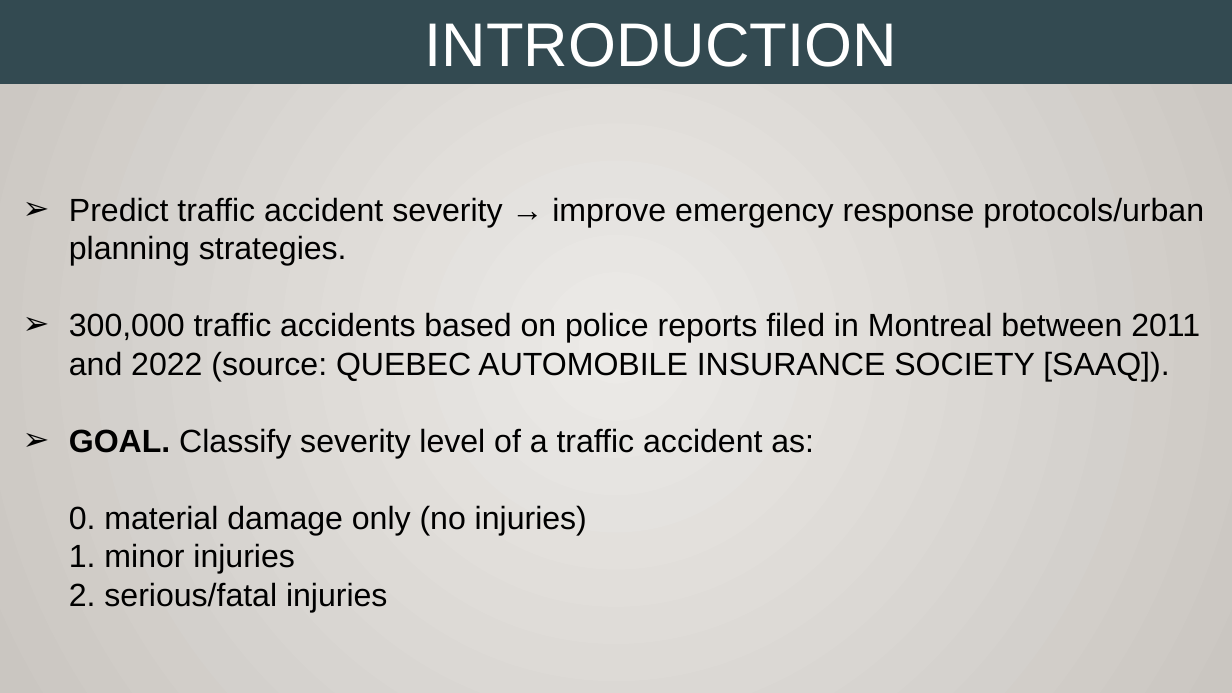
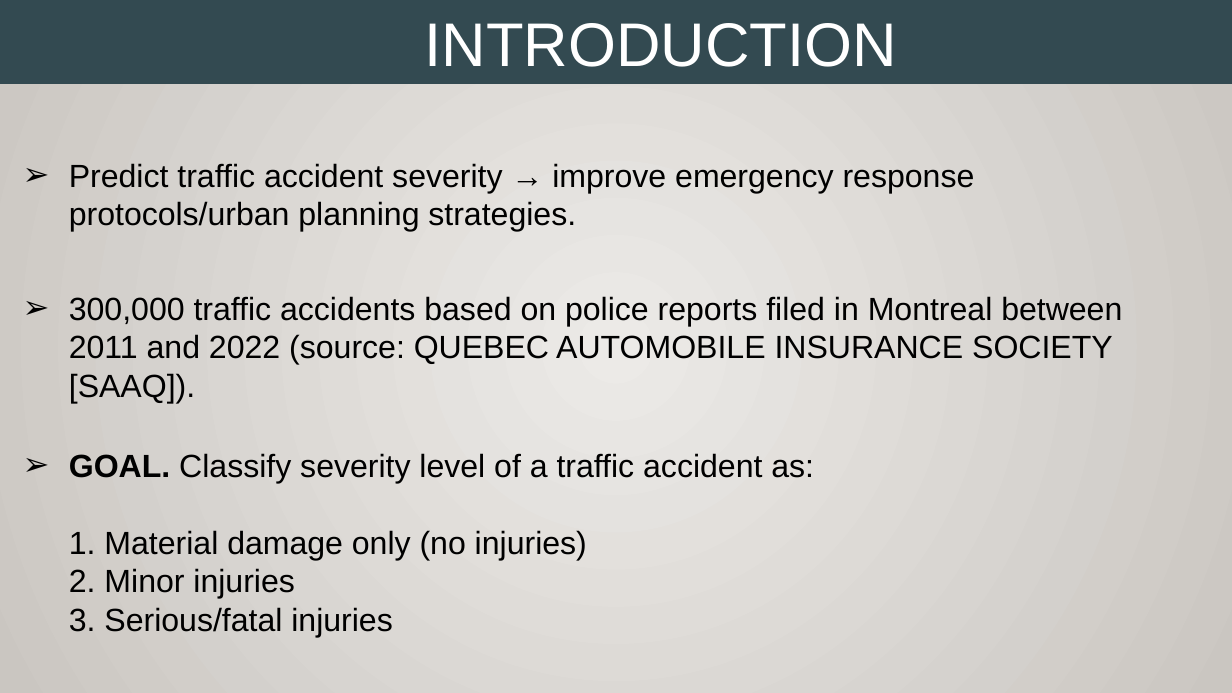
Before and after one commit to tmfreiberg/road-safety, a slide deck: slide 2 of presentation/Presentation_road_safety.pptx. Drawn at 1232x693 pixels with LibreOffice and Linux fonts; fonts in the diff are those of the drawing. Boxes give left, top, right and bottom in pixels: in the first picture for what was removed or moved away, otherwise in the second. Text is boxed around its words. In the diff, an @@ line names an element or a change of style, - is before the commit and + after.

```diff
--- a/presentation/Presentation_road_safety.pptx
+++ b/presentation/Presentation_road_safety.pptx
@@ text "Predict traffic accident severity → ...": place and size @@
-text "Predict traffic accident severity → ..." at [69,197,1204,612]
+text "Predict traffic accident severity → ..." at [69,163,975,232]
@@ text added at [69,296,1122,403], 25 pt, text #000000 @@
+➢ 300,000 traffic accidents based on police reports filed in Montreal between 2011 and 2022 (source: QUEBEC AUTOMOBILE INSURANCE SOCIETY [SAAQ]).
@@ text at [69,312,1200,612]: paragraphs removed @@
-➢ 300,000 traffic accidents based on police reports filed in Montreal between 2011 and 2022 (source: QUEBEC AUTOMOBILE INSURANCE SOCIETY [SAAQ]).
-➢ GOAL. Classify severity level of a traffic accident as:
-  0. material damage only (no injuries)
-  1. minor injuries
-  2. serious/fatal injuries
@@ text added at [69,453,814,637], 25 pt, text #000000 @@
+➢ GOAL. Classify severity level of a traffic accident as:
+  1. Material damage only (no injuries)
+  2. Minor injuries
+  3. Serious/fatal injuries
```
Also in this commit, not shown: 5 other slides changed.
